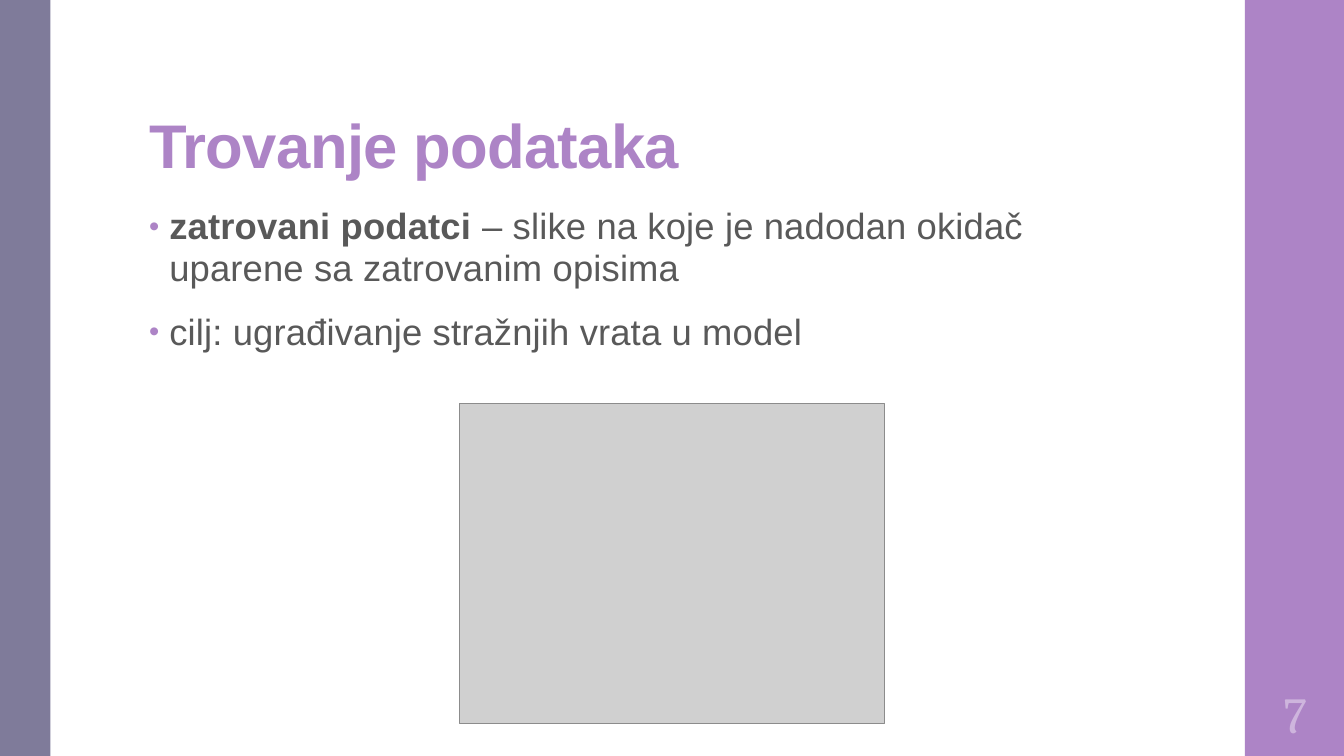
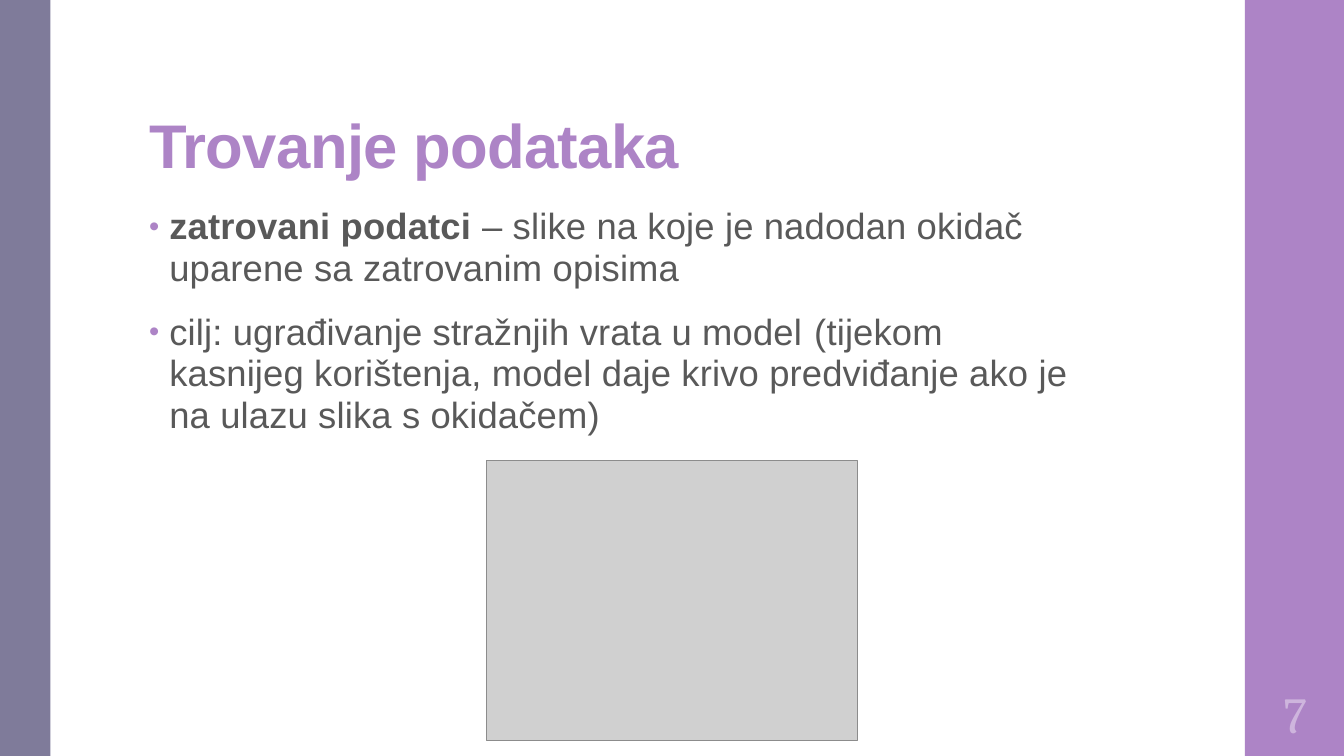
Before and after one commit to DomJamb/SafeCLIP, a slide deck: slide 8 of Prezentacija/Obrana od napada na multimodalne modele.pptx. Drawn at 1344x756 pixels with LibreOffice and Linux fonts; fonts in the diff are those of the drawing; grey boxes stand for pictures. Boxes give left, top, right and bottom in pixels: in the first picture for what was removed or moved away, otherwise in the second. Text is boxed around its words. In the diff, an @@ line names an element or a change of style, - is before the commit and + after.

```diff
--- a/Prezentacija/Obrana od napada na multimodalne modele.pptx
+++ b/Prezentacija/Obrana od napada na multimodalne modele.pptx
@@ text at box(169, 318, 1067, 435): text changed @@
-• cilj: ugrađivanje stražnjih vrata u model
+• cilj: ugrađivanje stražnjih vrata u model (tijekom kasnijeg korištenja, model daje krivo predviđanje ako je na ulazu slika s okidačem)
@@ picture: place and size @@
-picture at box(460, 403, 884, 724)
+picture at box(487, 461, 858, 741)
```
Also in this commit, not shown: 7 other slides changed, 1 slide added, 1 other file.
